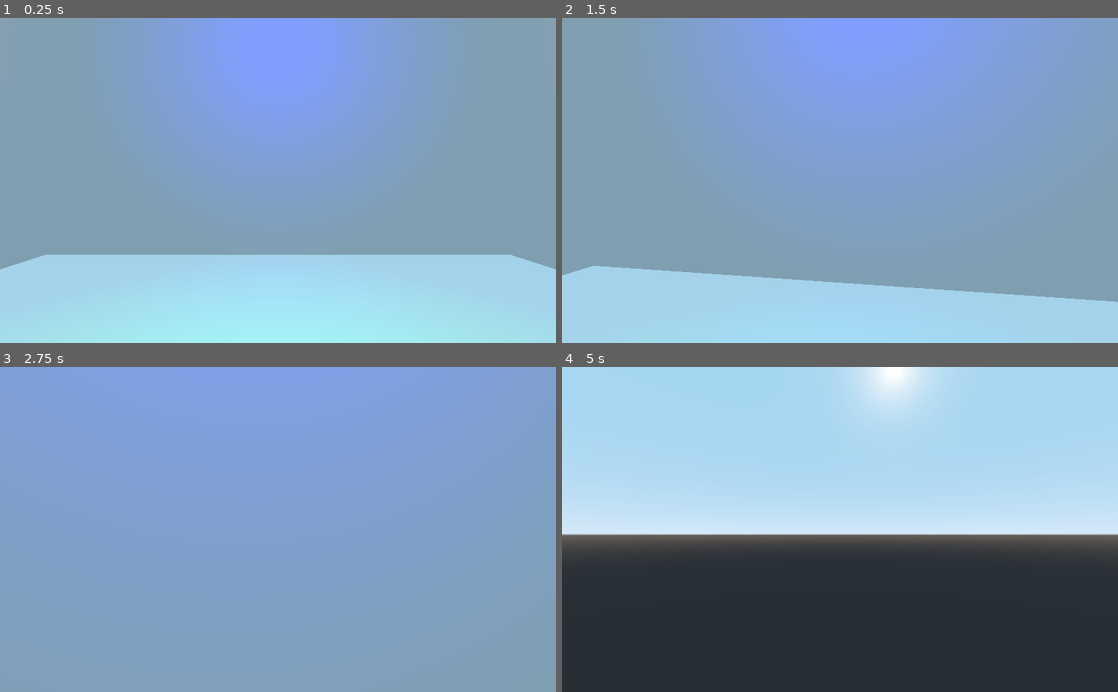
Above: before the commit, frames 1-4 (two rows, left to right).
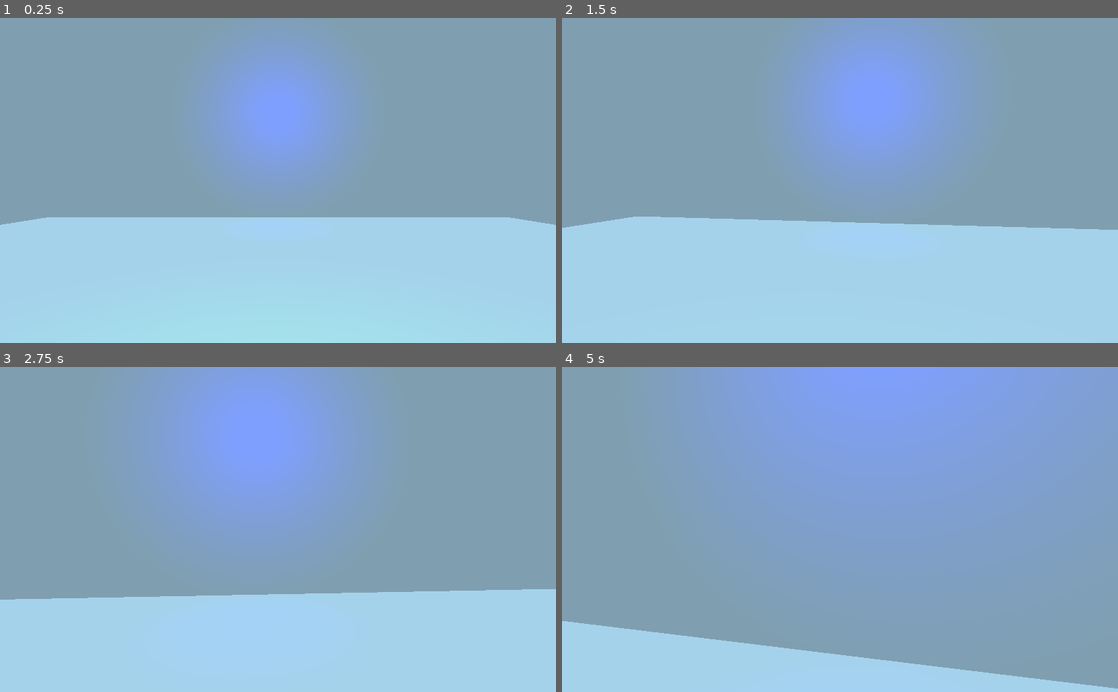
Above: after the commit, the same moments.

Repository: Krazy-J/door-in-the-wall
Game: Godot game, scene res://Main.tscn
Same seed, same stepped clock (60 frames per second), same inputs: the game is played once before the commit and once after it.
Inputs (mouse positions are in pixels of both pictures, inside the frame that each line leads up to):
- Up to frame 1 (0.25 s): no input
- Up to frame 2 (1.5 s): tap Enter at 0.5 s; move the mouse to (867, 180) at 0.52 s; press the mouse at (867, 180) at 0.53 s; hold W (move_forward) from 0.53 s (still down); move the mouse to (812, 180) at 1.27 s; release the mouse at (812, 180) at 1.28 s; click (812, 180) at 1.35 s
- Up to frame 3 (2.75 s): keep holding W (move_forward); move the mouse to (289, 523) at 2.02 s; press the mouse at (289, 523) at 2.03 s
- Up to frame 4 (5 s): keep holding W (move_forward); move the mouse to (834, 536) at 2.77 s; release the mouse at (834, 536) at 2.78 s; click (834, 536) at 2.85 s; move the mouse to (878, 532) at 3.52 s; press the mouse at (878, 532) at 3.53 s; move the mouse to (795, 526) at 4.27 s; release the mouse at (795, 526) at 4.28 s; click (795, 526) at 4.35 s

The runs differ from the first frame. In frame 1, 25% of the frame differs, in the area x 0-100%, y 0-78%; in frame 2, 34%; in frame 3, 58%; in frame 4, 100%, in the area x 0-100%, y 0-100%.

Commit message:
Made room bigger
Scaled up the size of Room1

Diff:
--- a/rooms/Test.tscn
+++ b/rooms/Test.tscn
@@ -8,7 +8,7 @@
 [node name="Room1" type="Spatial"]
 
 [node name="Room" type="MeshInstance" parent="."]
-transform = Transform( 1, 0, 0, 0, 1, 0, 0, 0, 1, 0, 9, 0 )
+transform = Transform( 2, 0, 0, 0, 1, 0, 0, 0, 2, 0, 9, 0 )
 mesh = ExtResource( 1 )
 material/0 = null
 
@@ -19,31 +19,31 @@
 shape = SubResource( 1 )
 
 [node name="OmniLight-Y" type="OmniLight" parent="Room"]
-transform = Transform( 1, 0, 0, 0, 1, 0, 0, 0, 1, 0, -6, 0 )
+transform = Transform( 1, 0, 0, 0, 1, 0, 0, 0, 1, 0, -8, 0 )
 light_color = Color( 0, 1, 0, 1 )
 omni_range = 10.0
 
 [node name="OmniLight+Y" type="OmniLight" parent="Room"]
-transform = Transform( 1, 0, 0, 0, 1, 0, 0, 0, 1, 0, 6, 0 )
+transform = Transform( 1, 0, 0, 0, 1, 0, 0, 0, 1, 0, 8, 0 )
 light_color = Color( 0, 1, 0, 1 )
 omni_range = 10.0
 
 [node name="OmniLight-X" type="OmniLight" parent="Room"]
-transform = Transform( 1, 0, 0, 0, 1, 0, 0, 0, 1, -6, 0, 0 )
+transform = Transform( 1, 0, 0, 0, 1, 0, 0, 0, 1, -8, 0, 0 )
 light_color = Color( 1, 0, 0, 1 )
 omni_range = 10.0
 
 [node name="OmniLight+X" type="OmniLight" parent="Room"]
-transform = Transform( 1, 0, 0, 0, 1, 0, 0, 0, 1, 6, 0, 0 )
+transform = Transform( 1, 0, 0, 0, 1, 0, 0, 0, 1, 8, 0, 0 )
 light_color = Color( 1, 0, 0, 1 )
 omni_range = 10.0
 
 [node name="OmniLight-Z" type="OmniLight" parent="Room"]
-transform = Transform( 1, 0, 0, 0, 1, 0, 0, 0, 1, 0, 0, -6 )
+transform = Transform( 1, 0, 0, 0, 1, 0, 0, 0, 1, 0, 0, -8 )
 light_color = Color( 0, 0, 1, 1 )
 omni_range = 10.0
 
 [node name="OmniLight+Z" type="OmniLight" parent="Room"]
-transform = Transform( 1, 0, 0, 0, 1, 0, 0, 0, 1, 0, 0, 6 )
+transform = Transform( 1, 0, 0, 0, 1, 0, 0, 0, 1, 0, 0, 8 )
 light_color = Color( 0, 0, 1, 1 )
 omni_range = 10.0
